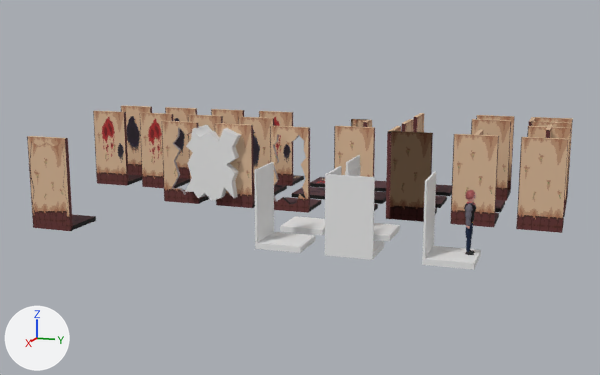
The Blender file Blender files/MotelTileset.blend: old version first, new version second.
Rendered twice from a camera (50 mm lens) standing at (32.19, 4.73, 9.36) and looking at (-6.42, -8.63, 1.02). The axes (+X, +Y, +Z) are drawn at lower left. The lights are the same throughout.

Objects in the first picture: 'Big Hole 1', 'Big Hole 2', 'Blood Wall 1', 'Blood Wall 2', 'Corner', 'Cube', 'Small Hall', 'Small Hole', 'T Junction', 'Wall', 'Wall 1', 'Wall 1.003', 'Wall 2', 'Wall.R'.
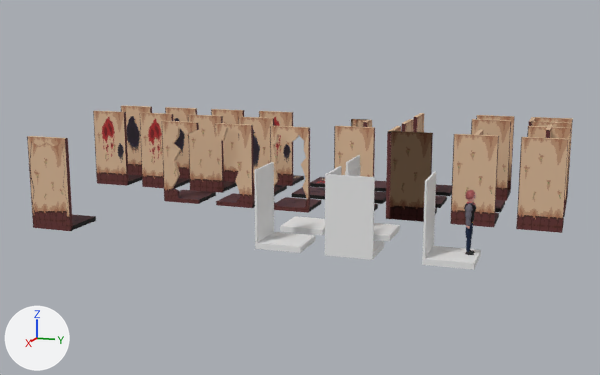
Commit message: WallHole Done

Location of each change, (x1, y1, x2, y2) in pixels of the pictures (600 x 375 px; the box of a moved part takes in the faces that stretch with it):
'Cube', hidden
    before: (185, 125, 241, 201)
'Big Hole 1', reshaped
    before: (162, 121, 209, 204)
    after: (162, 121, 216, 204)
part 1 of me_cube_013, moved or reshaped
    both: (274, 133, 309, 210)
part 2 of me_cube_020, moved or reshaped
    before: (172, 188, 186, 195)
    after: (172, 188, 180, 198)
part 3 of me_cube_022, moved or reshaped
    both: (215, 124, 252, 208)
'Wall 2', unchanged, uncovered by the edit
    before: (188, 115, 223, 180)
    after: (188, 115, 237, 193)
'Wall 3', unchanged, uncovered by the edit
    before: (211, 109, 244, 124)
    after: (211, 109, 244, 182)

Patch to the scene script:
```diff
--- a/Blender files/MotelTileset.blend.py
+++ b/Blender files/MotelTileset.blend.py
@@ me_cube_013 @@
 me_cube_013.from_pydata(...)  # 88 vertices, 62 faces; spans x -1.0..1.1, y -1.0..1.0, z -0.11..4.11
 # used by ob_small_hole; location = (-7.0, -9.0, 0.0)
+# me_cube_013 part 1: all 3 vertices in x 0.9..1.1, y 0.51, z 0.81 are moved by (0.0, 0.32, -0.66)
 me_cube_013.materials.append(mat_floor_002)
@@ me_cube_020 @@
 me_cube_020.from_pydata(...)  # 61 vertices, 41 faces; spans x -1.0..1.1, y -1.0..1.0, z -0.11..4.11
 # used by ob_big_hole_1; location = (-7.0, -15.0, 0.0)
+# me_cube_020 part 2: all 3 vertices in x 0.9..1.1, y -0.04, z 0.62 are moved by (0.0, -0.17, -0.15)
 me_cube_020.materials.append(mat_floor_004)
@@ me_cube_022 @@
 me_cube_022.from_pydata(...)  # 55 vertices, 37 faces; spans x -1.0..1.1, y -1.0..1.0, z -0.11..4.11
 # used by ob_big_hole_2; location = (-7.0, -12.0, 0.0)
+# me_cube_022 part 3: all 3 vertices in x 0.9..1.1, y -0.34, z 0.96 are moved by (0.0, 0.41, -0.86)
 me_cube_022.materials.append(mat_floor_003)
@@ ob_cube @@
 ob_cube.scale = (0.866, 0.866, 1.55)
+ob_cube.hide_set(True)
```
